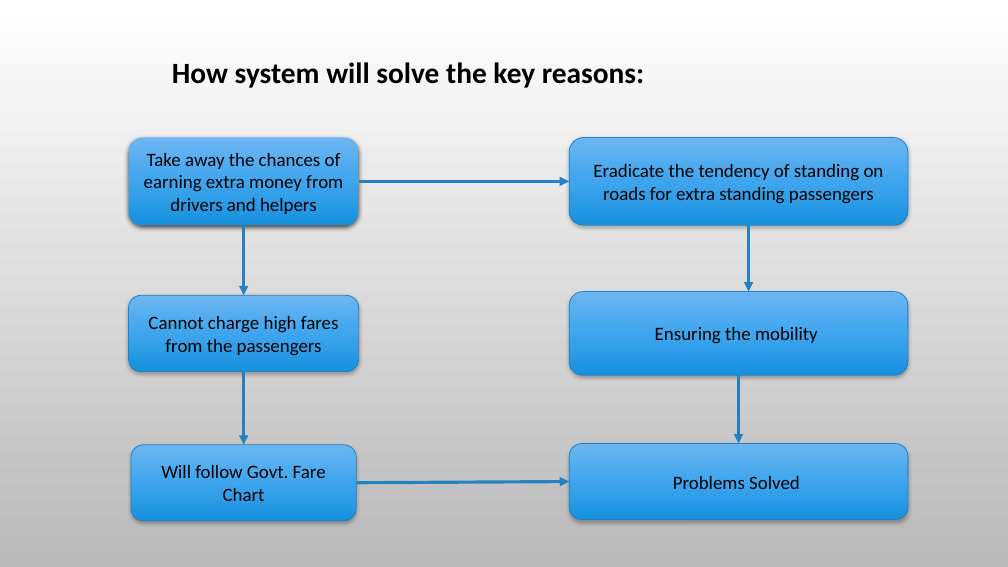
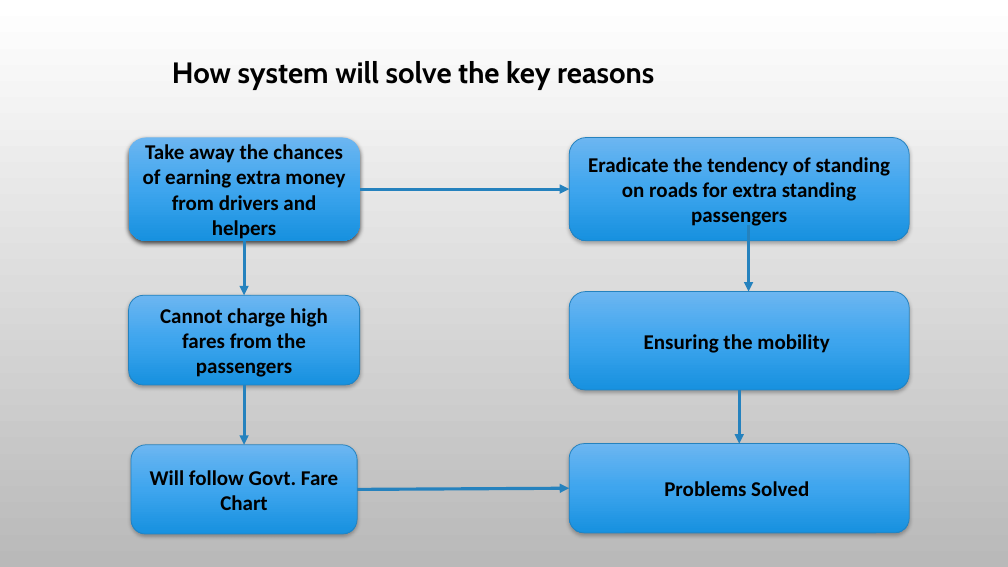
Before and after one commit to jubair172359/hacknsuseason4_TeamOyomoy, a slide deck: slide 8 of TeamOyomoy.pptx. Drawn at 1008x567 pixels with LibreOffice and Linux fonts; fonts in the diff are those of the drawing; background and template pictures are left out. Boxes give left, top, right and bottom in pixels: in the first picture for what was removed or moved away, otherwise in the second. Text is boxed around its words. In the diff, an @@ line names an element or a change of style, - is before the commit and + after.

```diff
--- a/TeamOyomoy.pptx
+++ b/TeamOyomoy.pptx
@@ text at [172, 61, 654, 90]: text changed; font Calibri to Cabin @@
-How system will solve the key reasons:
+How system will solve the key reasons
@@ size 18 to 20 pt, bold on in 6 elements at [569, 444, 910, 533], [569, 292, 910, 390], [131, 445, 357, 534], [129, 296, 360, 386], [569, 138, 910, 241], [129, 138, 360, 241] @@
@@ rounded rectangle "Take away the chances of ...": place and size @@
-rounded rectangle "Take away the chances of ..." at [129, 138, 358, 225]
+rounded rectangle "Take away the chances of ..." at [129, 138, 360, 241]
@@ rounded rectangle "Eradicate the tendency of standing ...": place and size @@
-rounded rectangle "Eradicate the tendency of standing ..." at [569, 138, 908, 225]
+rounded rectangle "Eradicate the tendency of standing ..." at [569, 138, 910, 241]
@@ arrow moved from (359, 181) - (569, 181) to (360, 189) - (569, 189) @@
@@ arrow moved from (243, 225) - (243, 296) to (244, 240) - (244, 296) @@
@@ rounded rectangle "Cannot charge high fares from ...": place and size @@
-rounded rectangle "Cannot charge high fares from ..." at [129, 296, 358, 372]
+rounded rectangle "Cannot charge high fares from ..." at [129, 296, 360, 386]
@@ rounded rectangle "Ensuring the mobility": place and size @@
-rounded rectangle "Ensuring the mobility" at [569, 292, 908, 376]
+rounded rectangle "Ensuring the mobility" at [569, 292, 910, 390]
@@ arrow moved from (243, 372) - (243, 445) to (244, 385) - (244, 445) @@
@@ arrow moved from (739, 375) - (739, 444) to (740, 390) - (740, 444) @@
@@ rounded rectangle "Will follow Govt. Fare Chart": place and size @@
-rounded rectangle "Will follow Govt. Fare Chart" at [131, 445, 356, 520]
+rounded rectangle "Will follow Govt. Fare Chart" at [131, 445, 357, 534]
@@ rounded rectangle "Problems Solved": place and size @@
-rounded rectangle "Problems Solved" at [569, 444, 908, 520]
+rounded rectangle "Problems Solved" at [569, 444, 910, 533]
@@ arrow moved from (356, 483) - (569, 482) to (358, 489) - (569, 488) @@
```
Also in this commit, not shown: 12 other slides changed.
